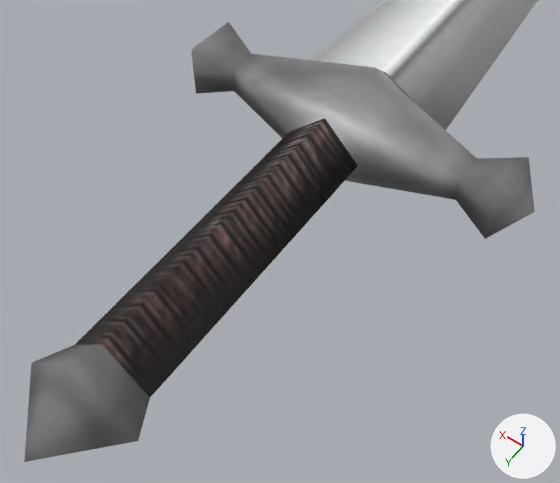
Two versions of the Blender file models/items/weapons/medieval_weapons/dagger_1.blend, one commit apart.
Rendered twice from a camera (50 mm lens) standing at (-0.0661, 0.1798, 0.1321) and looking at (-0.0075, 0.0978, 0.0032). The lights are fixed; the arrows at lower right show +X, +Y and +Z. The picture after the commit comes second.

Objects in the first picture: 'Blade', 'Handle'.
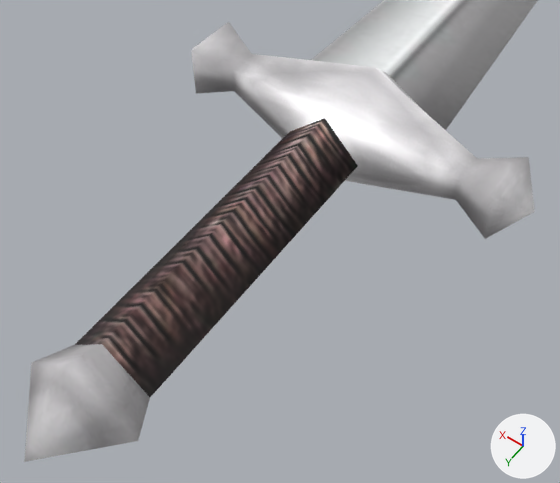
Where the change shows, as pixel boxes (x1, y1, x2, y2) in the pictures (560 x 483 px):
'Handle', recoloured (grey to white)
    both: (24, 22, 535, 462)

Patch to the scene script:
```diff
--- a/models/items/weapons/medieval_weapons/dagger_1.blend.py
+++ b/models/items/weapons/medieval_weapons/dagger_1.blend.py
@@ mat_mat_dagger_1_brighterhandle @@
+mat_mat_dagger_1_brighterhandle = bpy.data.materials.new('mat_dagger_1_BrighterHandle')
+# colours: white #ffffff
+# uses the picture img_tex_dagger_1
@@ ob_handle @@
 ob_handle.location = (0.0, 0.0, 0.0037)
+ob_handle.material_slots[0].link = 'OBJECT'; ob_handle.material_slots[0].material = mat_mat_dagger_1_brighterhandle
```
